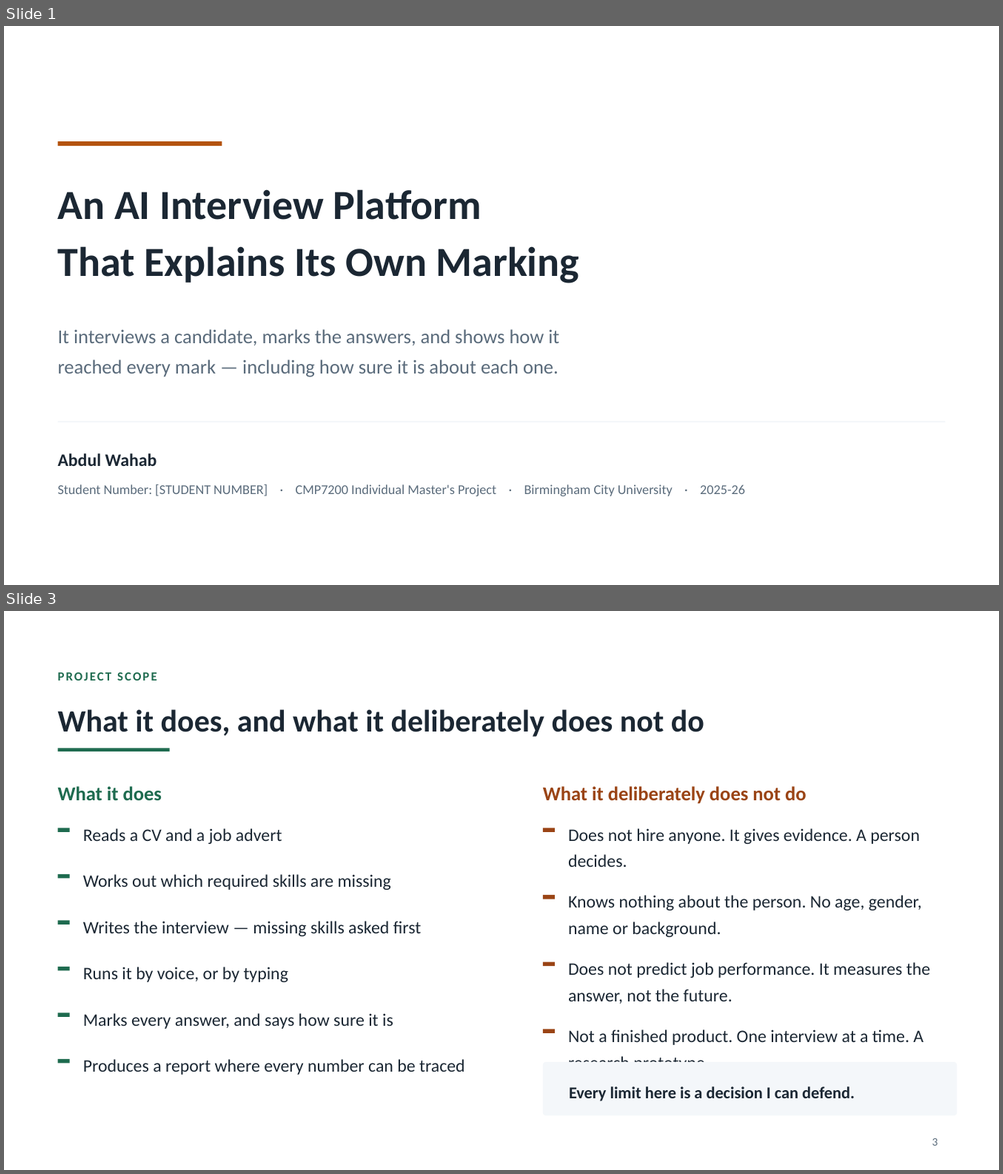
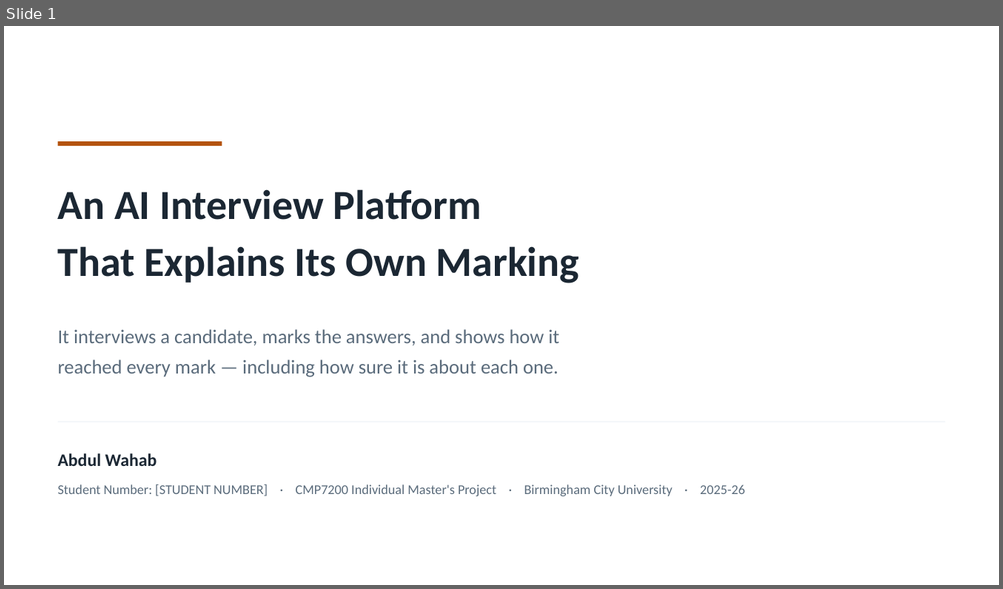
Before and after one commit to syedali254/interview_platform, a slide deck: submission/CMP7200_Viva_Presentation.pptx. Shown one above the other, each under a label of ours: slides 1 and 3 before the commit, slide 1 after it; the slides between them are not shown. The pictures are 1003x1174 and 1003x589 pixels, drawn with LibreOffice and Linux fonts; fonts in the diff are those of the drawing. Boxes give left, top, right and bottom in pixels: in the first picture for what was removed or moved away, otherwise in the second. Text is boxed around its words. In the diff, an @@ line names an element or a change of style, - is before the commit and + after.

```diff
--- a/submission/CMP7200_Viva_Presentation.pptx
+++ b/submission/CMP7200_Viva_Presentation.pptx
@@ slide 3 removed at <box>4,611,999,1170</box>, background #FFFFFF @@
@@ text removed at <box>58,672,157,681</box> @@
-PROJECT SCOPE
@@ text removed at <box>58,709,704,737</box> @@
-What it does, and what it deliberately does not do
@@ rectangle removed at <box>58,749,170,752</box> @@
@@ text removed at <box>58,786,162,800</box> @@
-What it does
@@ text removed at <box>543,786,805,804</box> @@
-What it deliberately does not do
@@ rectangle removed at <box>58,828,70,832</box> @@
@@ text removed at <box>83,829,282,844</box> @@
-Reads a CV and a job advert
@@ rectangle removed at <box>543,828,555,832</box> @@
@@ text removed at <box>568,829,919,867</box> @@
-Does not hire anyone. It gives evidence. A person decides.
@@ rectangle removed at <box>58,874,70,879</box> @@
@@ text removed at <box>83,874,391,890</box> @@
-Works out which required skills are missing
@@ rectangle removed at <box>543,895,555,900</box> @@
@@ text removed at <box>568,895,922,937</box> @@
-Knows nothing about the person. No age, gender, name or background.
@@ rectangle removed at <box>58,920,70,925</box> @@
@@ text removed at <box>83,921,421,937</box> @@
-Writes the interview — missing skills asked first
@@ rectangle removed at <box>543,963,555,967</box> @@
@@ text removed at <box>568,963,930,1004</box> @@
-Does not predict job performance. It measures the answer, not the future.
@@ rectangle removed at <box>58,967,70,971</box> @@
@@ text removed at <box>83,967,288,982</box> @@
-Runs it by voice, or by typing
@@ rectangle removed at <box>58,1013,70,1017</box> @@
@@ text removed at <box>83,1014,393,1029</box> @@
-Marks every answer, and says how sure it is
@@ rectangle removed at <box>543,1030,555,1034</box> @@
@@ text removed at <box>568,1030,923,1062</box> @@
-Not a finished product. One interview at a time. A research prototype.
@@ rectangle removed at <box>58,1059,70,1064</box> @@
@@ text removed at <box>83,1059,465,1075</box> @@
-Produces a report where every number can be traced
@@ rounded rectangle removed at <box>543,1062,957,1116</box> @@
@@ text removed at <box>569,1087,854,1102</box> @@
-Every limit here is a decision I can defend.
@@ text removed at <box>932,1139,938,1146</box> @@
-3
```
Also in this commit, not shown: 5 slides changed, 4 slides added, 3 other slides removed, 1 other file.
